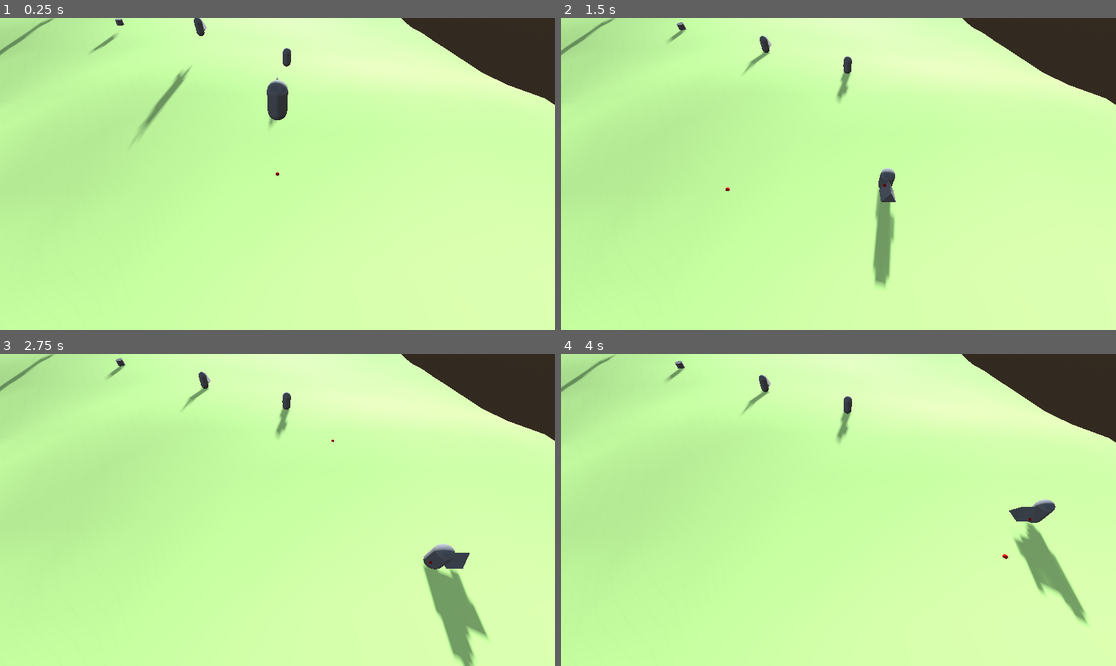
Above: before the commit, frames 1-4 (two rows, left to right).
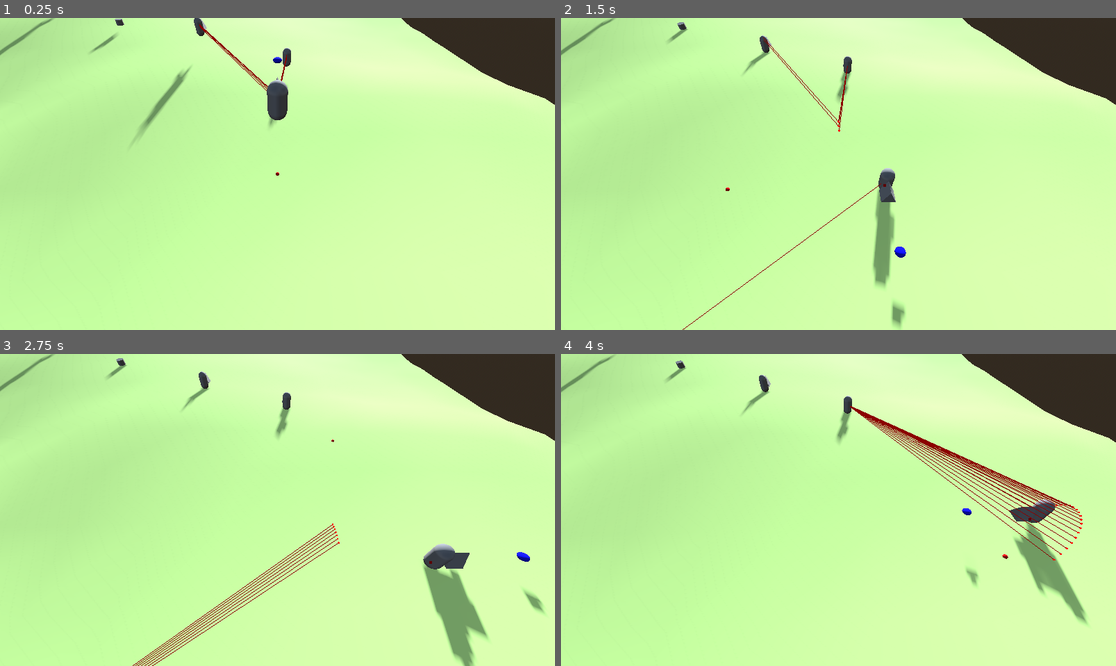
Above: after the commit, the same moments.

Repository: 6ixpoolgames/ProjectVibe
Game: Godot game, scene res://root.tscn
The game is run twice, just before and just after one commit, with the same random seed, the same clock (stepped at 60 frames per second) and the same inputs.
Inputs (mouse positions are in pixels of both pictures, inside the frame that each line leads up to):
- Up to frame 1 (0.25 s): no input
- Up to frame 2 (1.5 s): tap Enter at 0.5 s; move the mouse to (960, 158) at 0.52 s; hold D (move_right) 0.53-1.28 s; click (960, 158) at 0.6 s; tap Space (move_jump) at 0.77 s; move the mouse to (727, 189) at 1.27 s; hold S (move_backward) from 1.28 s (still down); tap Middle mouse button (middleMouse_button) at 1.35 s
- Up to frame 3 (2.75 s): tap Space (move_jump) at 1.52 s; move the mouse to (333, 441) at 2.02 s; release S (move_backward) at 2.03 s; hold D (move_right) from 2.03 s (still down); hold Shift (move_sprint) from 2.03 s (still down)
- Up to frame 4 (4 s): move the mouse to (810, 572) at 2.77 s; release D (move_right) at 2.78 s; release Shift (move_sprint) at 2.78 s; hold W (move_forward) 2.78-3.53 s; right-click (810, 572) at 2.85 s; tap Space (move_jump) at 3.02, 3.77 s; move the mouse to (1005, 556) at 3.52 s; hold A (move_left) from 3.53 s (still down); tap Mouse wheel down (scrollWheel_down) at 3.6 s

The runs differ from the first frame. In frame 1, 0.2% of the frame differs, in the area x 35-52%, y 2-24%; in frame 2, 0.5%; in frame 3, 0.8%; in frame 4, 1.4%, in the area x 20-94%, y 2-75%.
Error before the commit: Parse Error: Too few arguments for "lines_with_points()" call. Expected at least 4 but received 2. (res://assets/scripts/AISensingComponent.gd:161)

Commit message:
fixed the AISensing bug. It was a polling issue

Diff:
--- a/assets/scripts/AISensingComponent.gd
+++ b/assets/scripts/AISensingComponent.gd
@@ -4,6 +4,7 @@
 #node reference
 var pawn: CharacterPawn3D
 var AIManager: AIUnitManager
+var stateManagerComponent: AIStateManagerComponent
 
 #AI sense variables
 @export var sense_radius: float = 20 ##detection radius for AI sensing
@@ -25,6 +26,9 @@
 
 func _ready() -> void:
 	init()
+	if get_parent_node_3d() is AIUnitManager:
+		AIManager = get_parent_node_3d()
+		AIManager.component_has_intialized(self)
 
 #initializes variables and creates sensing area
 func init()->void:
@@ -47,6 +51,8 @@
 	if AIManager.pollingGroupActive == AIManager.polling_group:
 		update_entity_in_detection_angle()
 		update_entities_in_LOS()
+
+	print("Polling Active: ", AIManager.pollingGroupActive," group: ", AIManager.polling_group )
 
 #var capsuleHalfHeight: float
 ##creates sensing areas and connects signals
@@ -106,9 +112,9 @@
 func add_sensed_entity(body: Node3D)->void:
 	if body is CharacterPawn3D and not allSensedEntities.has(body) and not body == pawn:
 		allSensedEntities.append(body)
-		#print("entered ", body, " is now tracked")
-	else:
-		#print("entered ", body, " is not a pawn")
+		print("entered ", body, " is now tracked")
+	else:
+		print("entered ", body, " is not a pawn")
 		return
 
 ##listens to body_exited signal and removes it from buffer
@@ -117,28 +123,42 @@
 		var at = allSensedEntities.find(body)
 		if at != -1:
 			allSensedEntities.remove_at(at)
-			#print("exited ",body, " is untracked")
-	else:
-		#print("exited ",body, " is not a pawn")
+			print("exited ",body, " is untracked")
+	else:
+		print("exited ",body, " is not a pawn")
 		return
 
 var visRad = cos(deg_to_rad(forward_vision_angle/2))
 ##uses dot product vs forward angle to check if within the target forward angle
 func is_in_detection_angle(entity: CharacterPawn3D)->bool:
+	if GlobalTools.go_print:
+		print("running detection angle code ", entity)
 	var forwards = facingDirection
 	var targetDirection = (entity.global_position - global_position).normalized()
 	var dotProduct = forwards.dot(targetDirection)
 	if dotProduct > visRad: #forward angle halved because that's how math works to get the proper result apparently
+		if GlobalTools.go_print:
+			print("entity in front: ", entity)
 		return true
 	else:
 		return false
 
 ##checks if within vision "cone" and appends to the buffer. called each AI polling updated
 func update_entity_in_detection_angle()->void:
+	if GlobalTools.go_print:
+		print("updated entitiy in detection BEFORE clear")
 	entitiesInDetectionAngle.clear()
+	if GlobalTools.go_print:
+		print("updated entitiy in detection AFTER clear")
 	for e in allSensedEntities:
+		if GlobalTools.go_print:
+			print("in for loop")
 		if is_in_detection_angle(e):
+			if GlobalTools.go_print:
+				print("BEFORE append")
 			entitiesInDetectionAngle.append(e)
+			if GlobalTools.go_print:
+				print("AFTER append")
 
 var debugFlag = false
 var collisionMask: int = 3 #collision layers 1 and 2
@@ -158,7 +178,7 @@
 	var query = PhysicsRayQueryParameters3D.create(from, to, collisionMask, exclude)
 	var result = space_state.intersect_ray(query)
 
-	GlobalTools.lines_with_points(from, to)
+	GlobalTools.lines_with_points(from, to, Color.DARK_RED,1)
 
 	#return succes
 	if result and result.collider == entity:
--- a/assets/scripts/AIStateManager.gd
+++ b/assets/scripts/AIStateManager.gd
@@ -4,8 +4,18 @@
 
 enum AIState {Idle, Alerted, Aggressive, Stunned}
 
+#node reference
+var pawn: CharacterPawn3D
+var AIManager: AIUnitManager
+var sensingComponent: AISensingComponent
 
 func _ready() -> void:
+	initialize()
+	if get_parent_node_3d() is AIUnitManager:
+		AIManager = get_parent_node_3d()
+		AIManager.component_has_intialized(self)
+
+func initialize():
 	pass
 
 func _physics_process(_delta: float) -> void:
--- a/assets/scripts/AIUnitManager.gd
+++ b/assets/scripts/AIUnitManager.gd
@@ -5,8 +5,12 @@
 @export var polling_freq_frame_count: int = 3 ##number of physics frames between polling calls
 @export var polling_group: int = 0 ##which frame this component polls. Choose 0 for random assignment.
 
-var StateManagerComponent: AIStateManagerComponent
-var SensingComponent: AISensingComponent
+#references and ready checks
+var pawn: CharacterPawn3D
+var stateManagerComponent: AIStateManagerComponent
+var sensingComponent: AISensingComponent
+var stateManagerReady:= false
+var sensingComponentReady:= false
 
 #public variable accessed by subcomponents for when to poll
 var pollingGroupActive:int = 0
@@ -14,27 +18,29 @@
 func initialize()->void:
 	polling_outofbounds_reassignment()
 	clear_subcomponents()
-	SensingComponent = AISensingComponent.new()
-	StateManagerComponent = AIStateManagerComponent.new()
-	SensingComponent.name = "AISensingComponent"
-	StateManagerComponent.name = "AIStatemanagerComponent"
-	self.add_child(SensingComponent)
-	self.add_child(StateManagerComponent)
+	sensingComponent = AISensingComponent.new()
+	stateManagerComponent = AIStateManagerComponent.new()
+	sensingComponent.name = "AISensingComponent"
+	stateManagerComponent.name = "AIStatemanagerComponent"
+	if get_parent_node_3d() is CharacterPawn3D:
+		pawn = get_parent_node_3d()
+	self.add_child(sensingComponent)
+	self.add_child(stateManagerComponent)
 
 
 func clear_subcomponents():
-	if SensingComponent:
-		SensingComponent.queue_free()
-		SensingComponent = null
-	if StateManagerComponent:
-		StateManagerComponent.queue_free()
-		StateManagerComponent = null
+	if sensingComponent:
+		sensingComponent.queue_free()
+		sensingComponent = null
+	if stateManagerComponent:
+		stateManagerComponent.queue_free()
+		stateManagerComponent = null
 
 ##count through frames and set which polling group should fire
 func should_poll_group()->int:
 	pollingGroupActive += 1
-	if pollingGroupActive >= polling_freq_frame_count:
-		pollingGroupActive = 0
+	if pollingGroupActive > polling_freq_frame_count:
+		pollingGroupActive = 1
 	return pollingGroupActive
 
 ##checks if polling group is valid and reassigns a random valid group if not
@@ -46,7 +52,39 @@
 		#print("polling group outbounds. randomly reassigned to: ", polling_group, " of ", polling_freq_frame_count)
 
 func _physics_process(_delta: float) -> void:
-	should_poll_group()
+	pass_down_references()
+	if !allComponentsReady:
+		is_all_components_ready()
+	if allComponentsReady:
+		pass_down_references()
+		should_poll_group()
 
 func _ready() -> void:
 	initialize()
+
+var componentsReady: Array[Node]
+func component_has_intialized(component: Node):
+	if component is AISensingComponent and !sensingComponentReady:
+		componentsReady.append(component)
+		sensingComponentReady = true
+	if component is AIStateManagerComponent and !stateManagerReady:
+		componentsReady.append(component)
+		stateManagerReady = true
+
+var allComponentsReady:= false
+func is_all_components_ready():
+	if sensingComponentReady and stateManagerReady:
+		allComponentsReady = true
+		print("all components ready")
+
+var stopOnOne:=false
+func pass_down_references():
+	if !stopOnOne and allComponentsReady and pawn:
+		for c in componentsReady:
+			c.pawn = pawn
+			if c is AISensingComponent:
+				c.stateManagerComponent = stateManagerComponent
+			if c is AIStateManagerComponent:
+				c.sensingComponent = sensingComponent
+		stopOnOne = true
+		print(">>>Manager.polling_group = ", polling_group)
--- a/assets/scripts/CharacterPawn3D.gd
+++ b/assets/scripts/CharacterPawn3D.gd
@@ -57,7 +57,7 @@
 	var movementController = MovementControllerManager.new()
 	movementController.name = "MovementControllerManager"
 	self.add_child(movementController)
-	print("added movementControllerComponent: ", movementController)
+	#print("added movementControllerComponent: ", movementController)
 	movementController._ready()
 
 
@@ -77,7 +77,7 @@
 	cameraController.position = Vector3(0,unitHalfHeight,0)
 	cameraController.rotation.x = deg_to_rad(cameraController.initial_camera_pitch)
 	springArmRef = cameraController
-	print("added PawnCameraController3D: ", cameraController)
+	#print("added PawnCameraController3D: ", cameraController)
 
 ##sets the current viewport camera to the active camera. Can be combined with a larger initializer function on refactor.
 ##Also should code for checking if its a PlayerCamera3D in situations where there's more than 1 active viewport
@@ -223,7 +223,7 @@
 var terColRef: CollisionShape3D
 func _on_terrain_col_gen(terCol):
 	terColRef = terCol
-	print("TCG signal recieved", terCol)
+	#print("TCG signal recieved", terCol)
 	return terCol
 #not used anymore. for cleanup
 
@@ -231,4 +231,4 @@
 func init_terrain_collision() -> void:
 	var terrainCollision = $"../NavigationRegion3D/ProcGenTile/TerrainMesh"
 	terrainCollision.connect("terrain_collision_generated", _on_terrain_col_gen)
-	print("cam: ",activeCamera,"tC: ", terrainCollision)
+	#print("cam: ",activeCamera,"tC: ", terrainCollision)
--- a/assets/scripts/ClickMoveControllerComponent.gd
+++ b/assets/scripts/ClickMoveControllerComponent.gd
@@ -43,7 +43,7 @@
 func on_cursor_click(cursorPos):
 	lastTargetPosition = cursorPos
 	move_to(cursorPos)
-	print("click signal recieved")
+	#print("click signal recieved")
 
 var navigationToggle = false
 func move_to(dest: Vector3)->void:
--- a/assets/scripts/ControllerComponentBase.gd
+++ b/assets/scripts/ControllerComponentBase.gd
@@ -13,7 +13,7 @@
 		print("Not a valid MovementControllerManager!")
 	if not pawn is CharacterPawn3D or pawn == null:
 		print("Not a valid pawn!")
-	print("ControllerBase ready super", pawn, " ", controllerManager, " inputPriority ", inputPriority)
+	#print("ControllerBase ready super", pawn, " ", controllerManager, " inputPriority ", inputPriority)
 
 func set_input_priority(prio:int)->void:
 	inputPriority = prio
--- a/assets/scripts/MovementControllerManager.gd
+++ b/assets/scripts/MovementControllerManager.gd
@@ -37,13 +37,13 @@
 		var controller = PlayerControllerComponent.new()
 		controller.name = "PlayerControllerComponent"
 		add_child(controller)
-		print("controller attached: ", controller)
+		#print("controller attached: ", controller)
 	#also a hardcoded attachment of click to move controller
 	if addClickController:
 		var controller2 = ClickToMoveComponent.new()
 		controller2.name = "ClickToMoveComponent"
 		add_child(controller2)
-		print("controller2 attached: ", controller2)
+		#print("controller2 attached: ", controller2)
 
 var iDirBuffer: Array[Vector3] = []
 var conBuffer: Array[ControllerComponentBase] = []
--- a/assets/scripts/PlayerCamera3D.gd
+++ b/assets/scripts/PlayerCamera3D.gd
@@ -104,14 +104,14 @@
 	material.albedo_color = Color.RED
 	debugSphere.set_surface_override_material(0, material)
 	#debug text
-	print("success ", $debugSphere)
+	#print("success ", $debugSphere)
 
 var raycast: RayCast3D
 ##creates a raycast3D node as a child of this camera. called on ready
 func create_raycaster() -> RayCast3D:
 	var rc = RayCast3D.new()
 	self.add_child(rc)
-	print("raycaster created. Parent  = ", rc.get_parent_node_3d())
+	#print("raycaster created. Parent  = ", rc.get_parent_node_3d())
 	return rc
 
 func lineBreak():
--- a/assets/scripts/PlayerControllerComponent.gd
+++ b/assets/scripts/PlayerControllerComponent.gd
@@ -22,7 +22,7 @@
 func _ready() -> void:
 	super()
 	inputPriority = 0 #sets input priority to highest
-	print("playercontroller ready")
+	#print("playercontroller ready")
 	if pawn == null or not pawn is CharacterPawn3D:
 		print("PlayerMovementController failed to initialize!")
 	baseSpd = pawn.speed
--- a/assets/scripts/singletons/GlobalTools.gd
+++ b/assets/scripts/singletons/GlobalTools.gd
@@ -55,8 +55,8 @@
 	material.albedo_color = color
 
 	get_tree().get_root().add_child(mesh_instance)
-	if debug_mesh_buffer.size() > 1000: # Arbitrary limit
-		print("Warning: Debug mesh buffer overflow, clearing oldest")
+	if debug_mesh_buffer.size() > 100: # Arbitrary limit
+		#wprint("Warning: Debug mesh buffer overflow, clearing oldest ", debug_mesh_buffer.size())
 		if is_instance_valid(debug_mesh_buffer[0]):
 			debug_mesh_buffer[0].queue_free()
 		debug_mesh_buffer.remove_at(0)
Not shown: 1 places in root.tscn that only renumber resources
